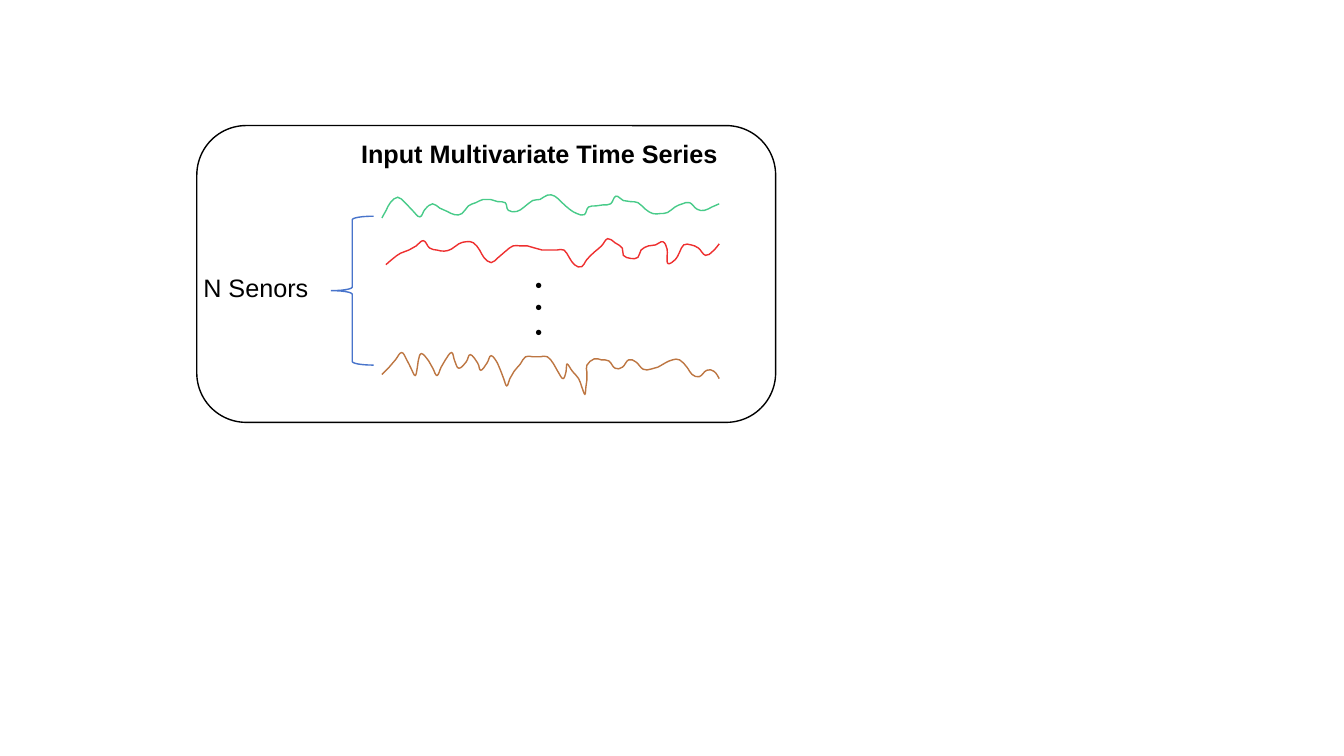
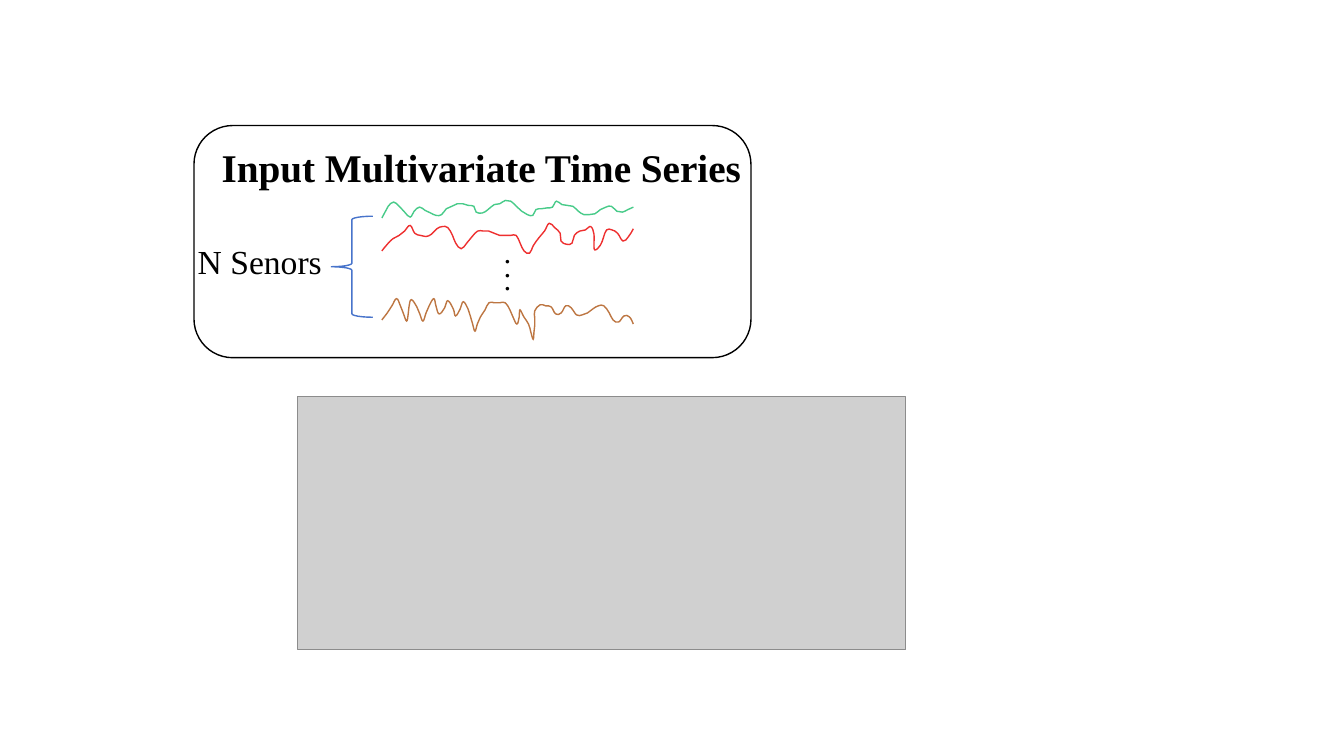
Before and after one commit to wuchenhu98/lunwen, a slide deck: slide 1 of 论文插图.pptx. Drawn at 1344x756 pixels with LibreOffice and Linux fonts; fonts in the diff are those of the drawing; grey boxes stand for pictures. Boxes give left, top, right and bottom in pixels: in the first picture for what was removed or moved away, otherwise in the second. Text is boxed around its words. In the diff, an @@ line names an element or a change of style, - is before the commit and + after.

```diff
--- a/论文插图.pptx
+++ b/论文插图.pptx
@@ rounded rectangle: place and size @@
-rounded rectangle at [197,126,775,422]
+rounded rectangle at [194,126,751,358]
@@ text "Input Multivariate Time Series": place and size @@
-text "Input Multivariate Time Series" at [361,144,718,169]
+text "Input Multivariate Time Series" at [222,154,741,190]
@@ text "Input Multivariate Time Series" at [222,154,741,190]: size 18 to 28 pt, font Arial to Times New Roman @@
@@ freeform shape: place and size @@
-freeform shape at [382,195,720,218]
+freeform shape at [382,201,634,219]
@@ text "N Senors": place and size @@
-text "N Senors" at [203,279,308,298]
+text "N Senors" at [198,251,321,275]
@@ text "N Senors" at [198,251,321,275]: size 18 to 24 pt, font Arial to Times New Roman @@
@@ left brace: place and size @@
-left brace at [331,217,373,366]
+left brace at [331,217,372,318]
@@ freeform shape: place and size @@
-freeform shape at [386,239,720,267]
+freeform shape at [382,224,634,254]
@@ text "•": place and size @@
-text "•" at [517,265,548,306]
+text "•" at [489,247,517,277]
@@ text "•": place and size @@
-text "•" at [517,288,548,329]
+text "•" at [489,261,517,291]
@@ freeform shape: place and size @@
-freeform shape at [382,353,720,394]
+freeform shape at [382,298,634,339]
@@ size 18 to 12 pt in 3 elements at [489,247,517,277], [489,261,517,291], [489,273,517,303] @@
@@ text "•": place and size @@
-text "•" at [517,313,548,353]
+text "•" at [489,273,517,303]
@@ picture added at [297,397,905,650] @@
```
Also in this commit, not shown: 9 other slides changed, 4 slides added, 2 other files.
